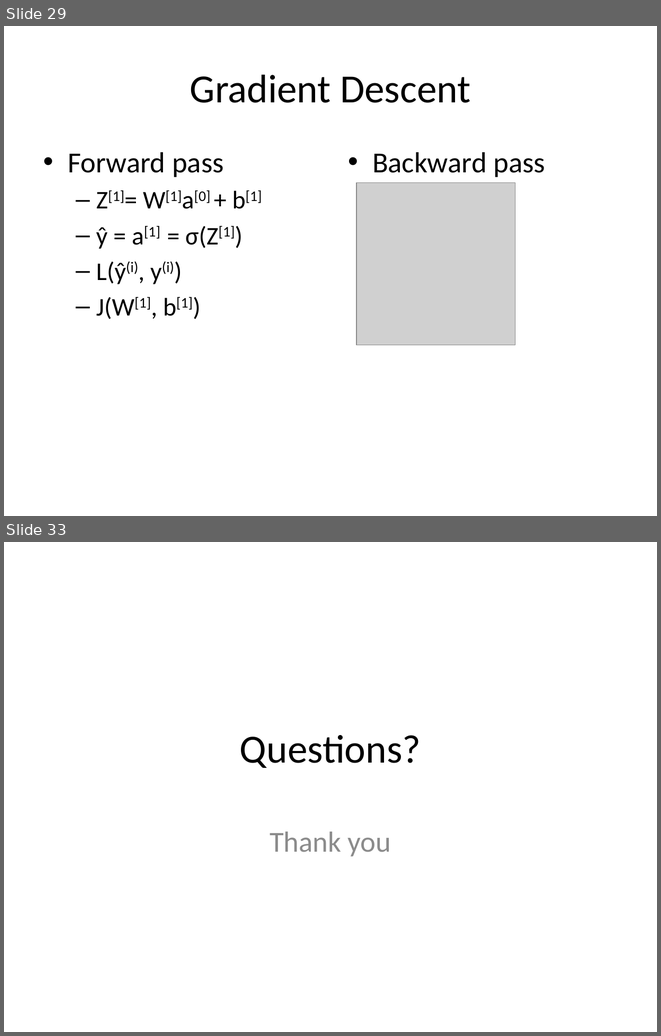
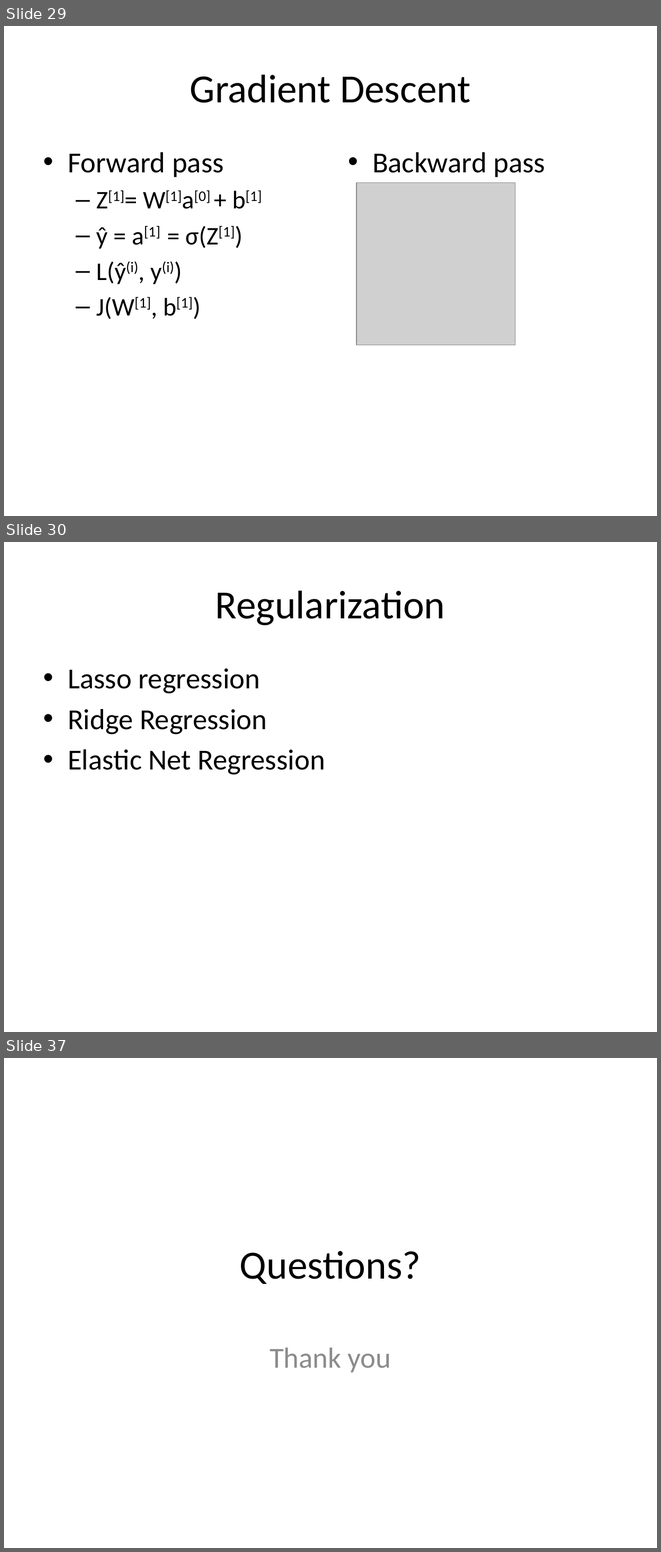
Before and after one commit to look4pritam/ArtificialIntelligence, a slide deck: MachineLearning/LogisticRegression/LogisticRegression.pptx. Shown one above the other, each under a label of ours: slides 29 and 33 before the commit, slides 29, 30 and 37 after it; the slides between them are not shown. The pictures are 661x1036 and 661x1552 pixels, drawn with LibreOffice and Linux fonts; fonts in the diff are those of the drawing; grey boxes stand for pictures. Boxes give left, top, right and bottom in pixels: in the first picture for what was removed or moved away, otherwise in the second. Text is boxed around its words. In the diff, an @@ line names an element or a change of style, - is before the commit and + after.

```diff
--- a/MachineLearning/LogisticRegression/LogisticRegression.pptx
+++ b/MachineLearning/LogisticRegression/LogisticRegression.pptx
@@ slide 30 added at [4, 542, 657, 1032], background #FFFFFF @@
@@ title added at [215, 590, 445, 625], 44 pt, text #000000 @@
+Regularization
@@ text added at [68, 668, 325, 775], 32 pt, text #000000 @@
+• Lasso regression
+• Ridge Regression
+• Elastic Net Regression
@@ what was slide 33 is now slide 37 @@
```
Also in this commit, not shown: 1 slide changed, 5 other slides added, 2 slides removed.
